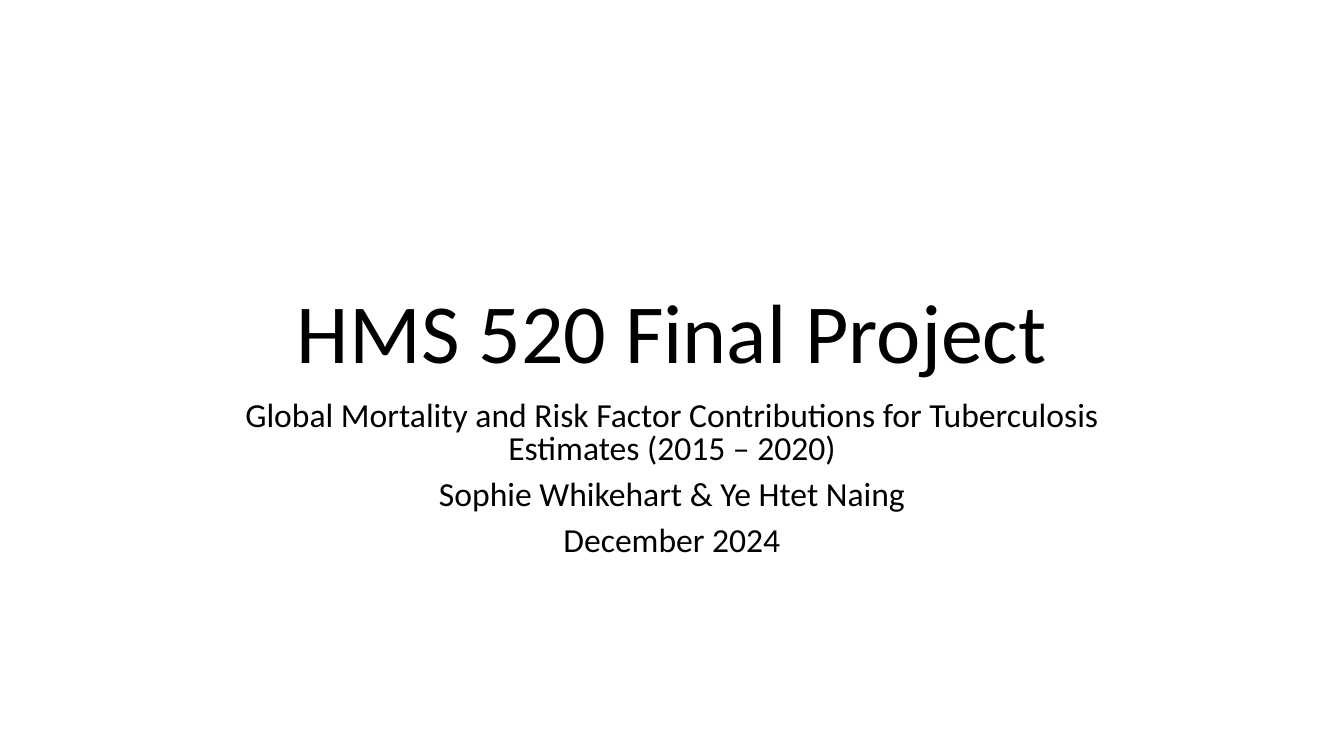
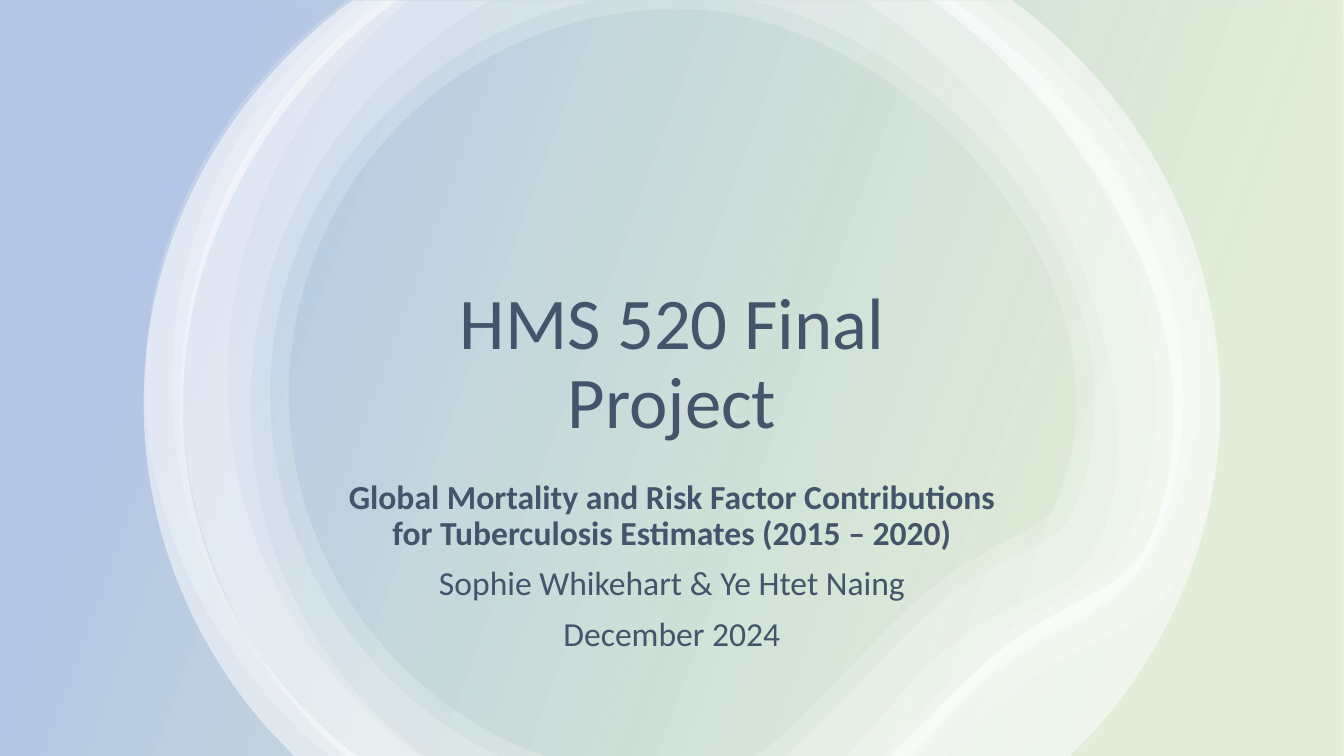
Before and after one commit to smwhikeh/HMS_520_Final_Project_TB, a slide deck: slide 1 of HMS_520_Final_Presentation_Whikehart_Naing.pptx. Drawn at 1344x756 pixels with LibreOffice and Linux fonts; fonts in the diff are those of the drawing. Boxes give left, top, right and bottom in pixels: in the first picture for what was removed or moved away, otherwise in the second. Text is boxed around its words. In the diff, an @@ line names an element or a change of style, - is before the commit and + after.

Commit message:
presentation

```diff
--- a/HMS_520_Final_Presentation_Whikehart_Naing.pptx
+++ b/HMS_520_Final_Presentation_Whikehart_Naing.pptx
@@ rectangle added at (0,0,1344,756), fill gradient #70AD47 to #4472C4 @@
@@ group added at (144,0,1221,756): 6 freeform shapes @@
@@ title "HMS 520 Final Project": place and size @@
-title "HMS 520 Final Project" at (297,304,1046,378)
+title "HMS 520 Final Project" at (460,298,884,441)
@@ title "HMS 520 Final Project" at (460,298,884,441): size 60 to 52 pt, text colour #000000 to #44546A @@
@@ subtitle "Global Mortality and Risk Factor ...": place and size @@
-subtitle "Global Mortality and Risk Factor ..." at (245,403,1098,553)
+subtitle "Global Mortality and Risk Factor ..." at (349,485,994,646)
@@ subtitle "Global Mortality and Risk Factor ..." at (349,485,994,646): text colour #000000 to #44546A; bold on in "Global Mortality and Risk Factor Contributions for ..."; line spacing 0.8 to 0.9 @@
```
Also in this commit, not shown: 13 slides added, 7 slides removed, 4 other files.
